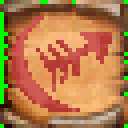
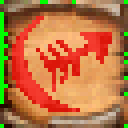
Layer changes from the first w=128, h=128 image to the second:
renamed "improvedmagicmissile.png" to "improvedmagicmissile2 - Copy.png", painted on it over [12, 16, 112, 112]
